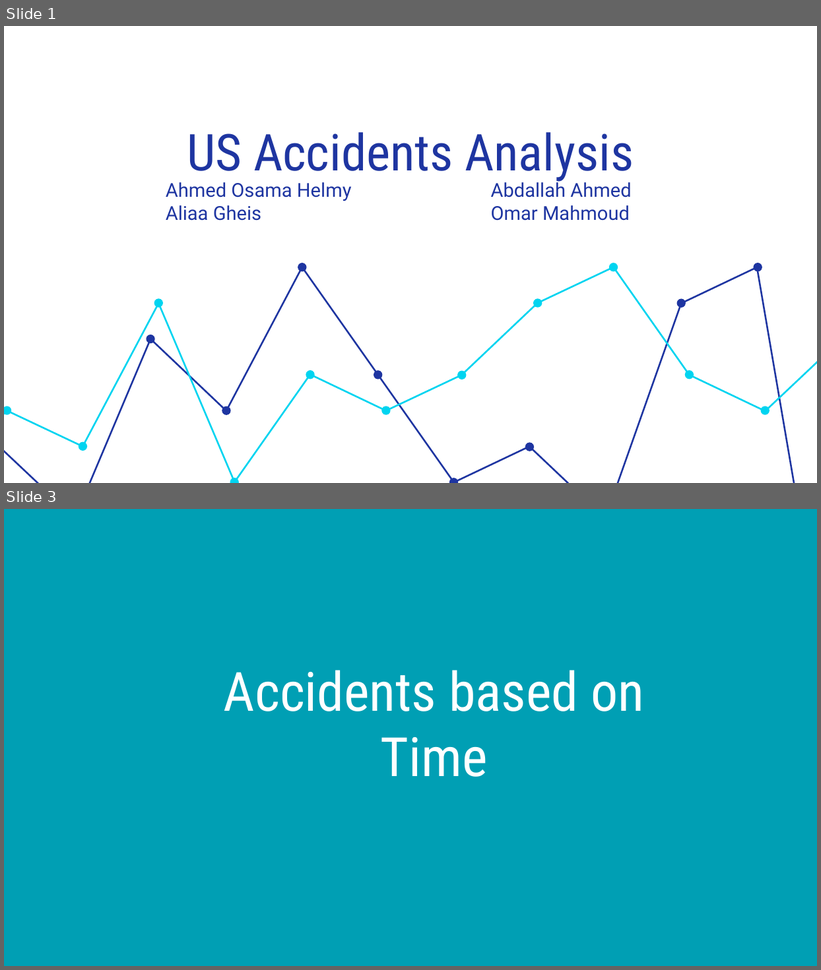
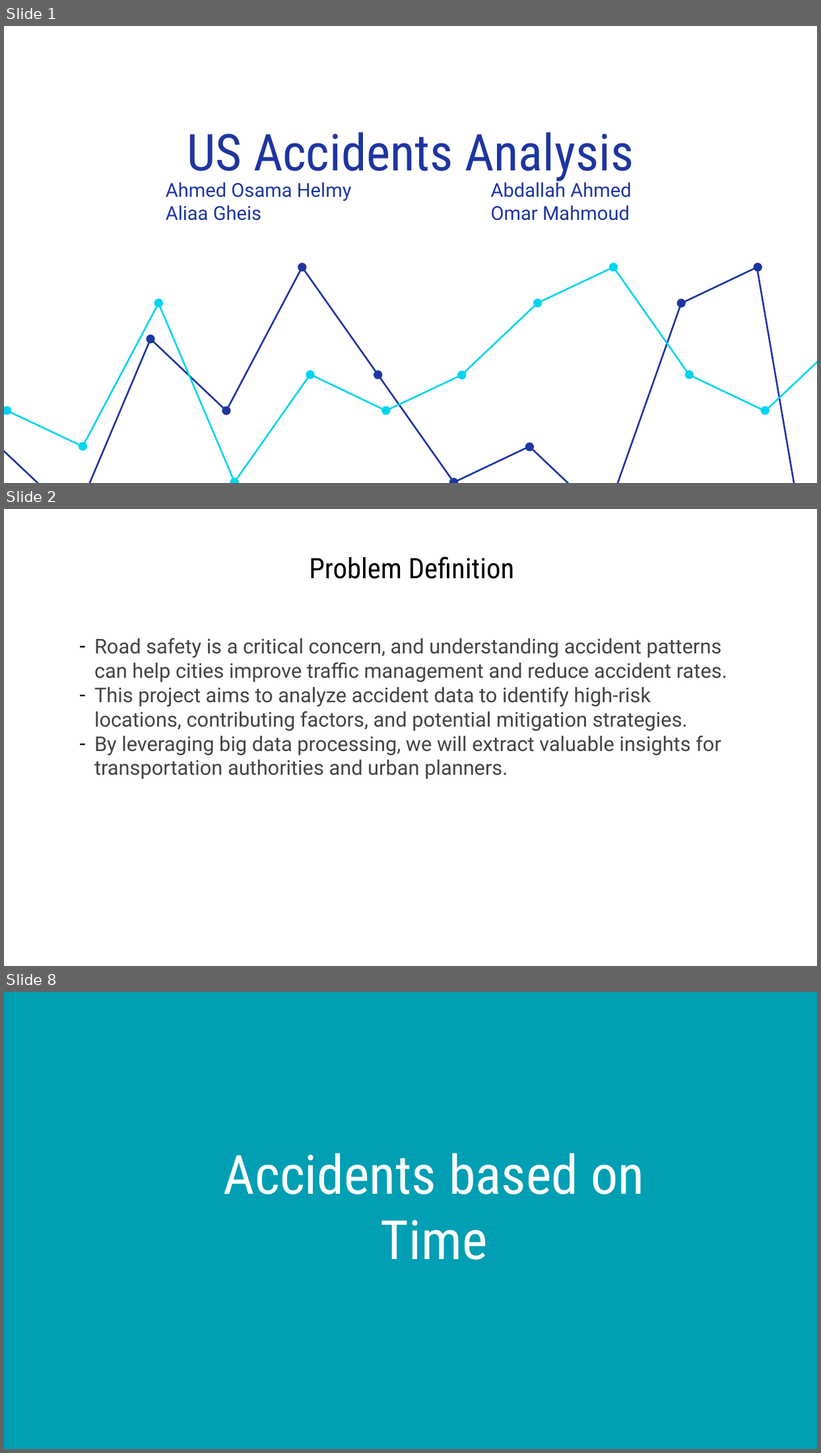
Before and after one commit to Person-Ad/US-Accidents-Big-Data-Analytics-Spark, a slide deck: docs/Team 10 Presentation.pptx. Shown one above the other, each under a label of ours: slides 1 and 3 before the commit, slides 1, 2 and 8 after it; the slides between them are not shown. The pictures are 821x970 and 821x1453 pixels, drawn with LibreOffice and Linux fonts; fonts in the diff are those of the drawing. Boxes give left, top, right and bottom in pixels: in the first picture for what was removed or moved away, otherwise in the second. Text is boxed around its words. In the diff, an @@ line names an element or a change of style, - is before the commit and + after.

```diff
--- a/docs/Team 10 Presentation.pptx
+++ b/docs/Team 10 Presentation.pptx
@@ slide 2 added at (x1=4, y1=509, x2=817, y2=966), background #FFFFFF @@
@@ title added at (x1=309, y1=557, x2=514, y2=579), 25 pt, text #000000 @@
+Problem Definition
@@ text added at (x1=94, y1=638, x2=727, y2=780), 18 pt, text #434343 @@
+– Road safety is a critical concern, and understanding accident patterns can help cities improve traffic management and reduce accident rates.
+– This project aims to analyze accident data to identify high-risk locations, contributing factors, and potential mitigation strategies.
+– By leveraging big data processing, we will extract valuable insights for transportation authorities and urban planners.
@@ what was slide 3 is now slide 8 @@
```
Also in this commit, not shown: 1 slide changed, 19 other slides added, 16 slides removed, 4 other files.
